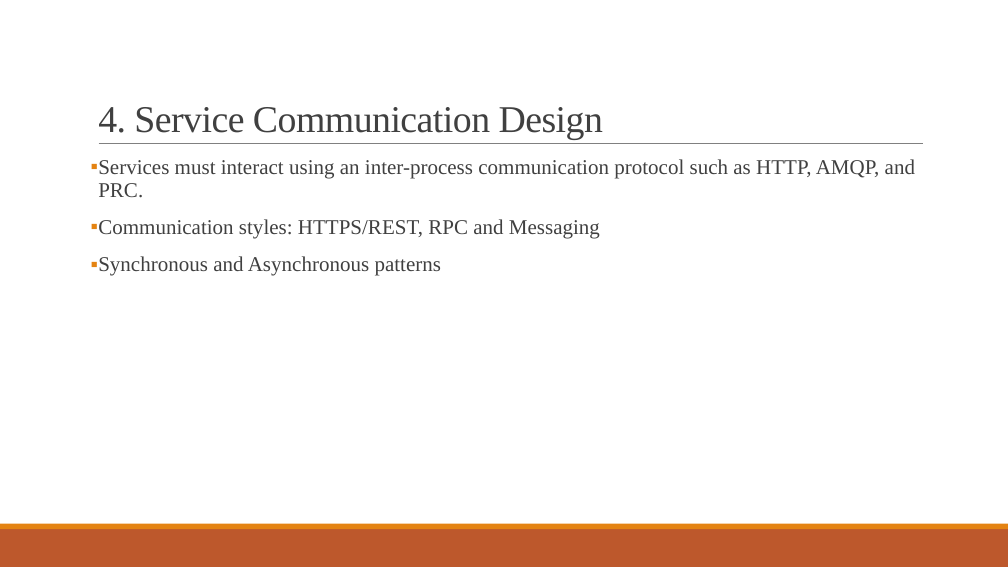
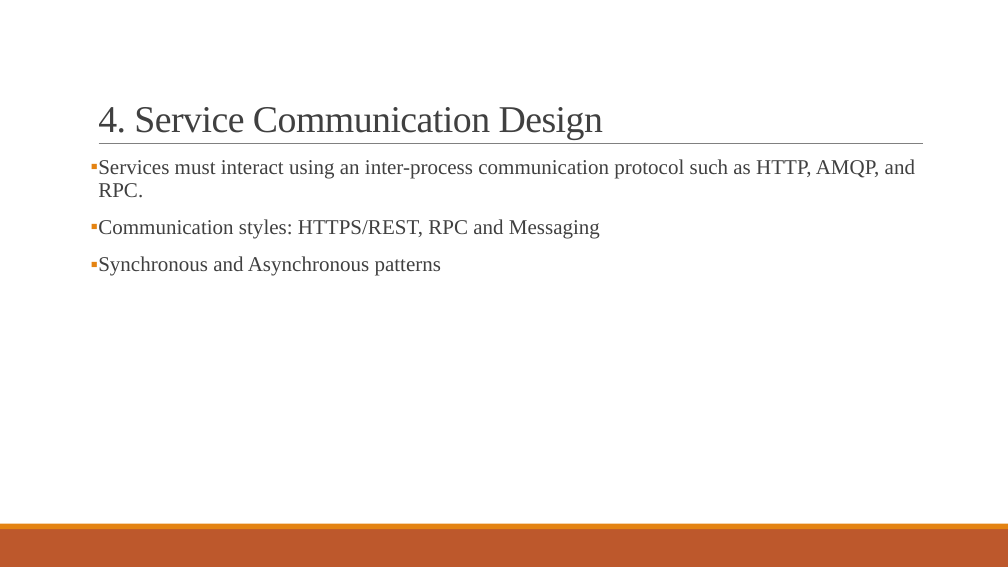
Before and after one commit to Ravishka123/Lectures_And_Talks, a slide deck: slide 14 of An Introduction to Microservices/An Introduction to Microservices.pptx. Drawn at 1008x567 pixels with LibreOffice and Linux fonts; fonts in the diff are those of the drawing. Boxes give left, top, right and bottom in pixels: in the first picture for what was removed or moved away, otherwise in the second. Text is boxed around its words. In the diff, an @@ line names an element or a change of style, - is before the commit and + after.

```diff
--- a/An Introduction to Microservices/An Introduction to Microservices.pptx
+++ b/An Introduction to Microservices/An Introduction to Microservices.pptx
@@ text at box(98, 159, 915, 198): text changed @@
-▪ Services must interact using an inter-process communication protocol such as HTTP, AMQP, and PRC.
+▪ Services must interact using an inter-process communication protocol such as HTTP, AMQP, and RPC.
```
Also in this commit, not shown: 1 other file.
